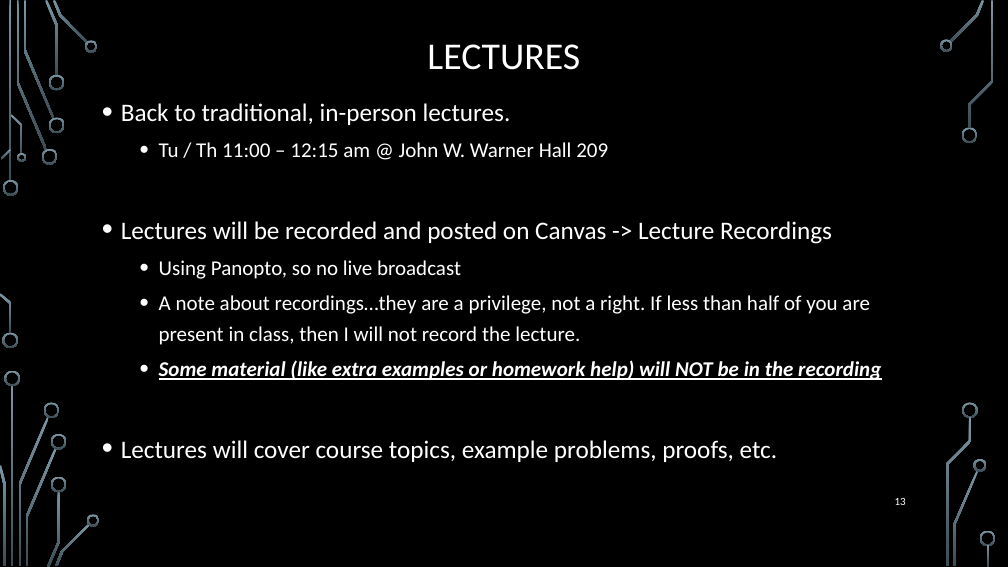
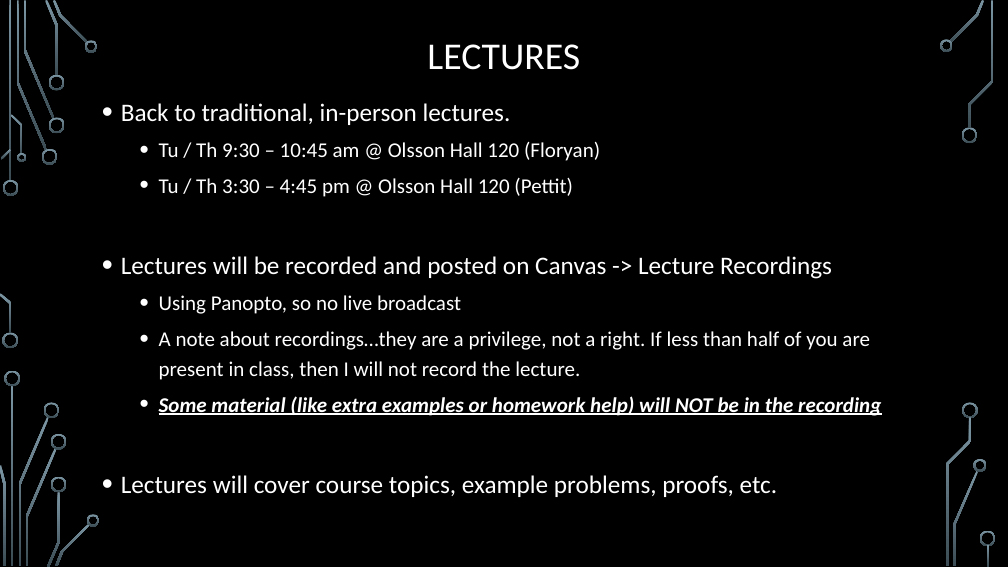
Before and after one commit to markfloryan/dmt2, a slide deck: slide 13 of slides/00-CourseIntroduction.pptx. Drawn at 1008x567 pixels with LibreOffice and Linux fonts; fonts in the diff are those of the drawing; background and template pictures are left out. Boxes give left, top, right and bottom in pixels: in the first picture for what was removed or moved away, otherwise in the second. Text is boxed around its words. In the diff, an @@ line names an element or a change of style, - is before the commit and + after.

```diff
--- a/slides/00-CourseIntroduction.pptx
+++ b/slides/00-CourseIntroduction.pptx
@@ text at (x1=159, y1=142, x2=600, y2=197): text changed @@
-  • Tu / Th 11:00 – 12:15 am @ John W. Warner Hall 209
+  • Tu / Th 9:30 – 10:45 am @ Olsson Hall 120 (Floryan)
+  • Tu / Th 3:30 – 4:45 pm @ Olsson Hall 120 (Pettit)
@@ page number removed at (x1=895, y1=498, x2=906, y2=505) @@
-13
```
Also in this commit, not shown: 28 other slides changed, 8 other files.
